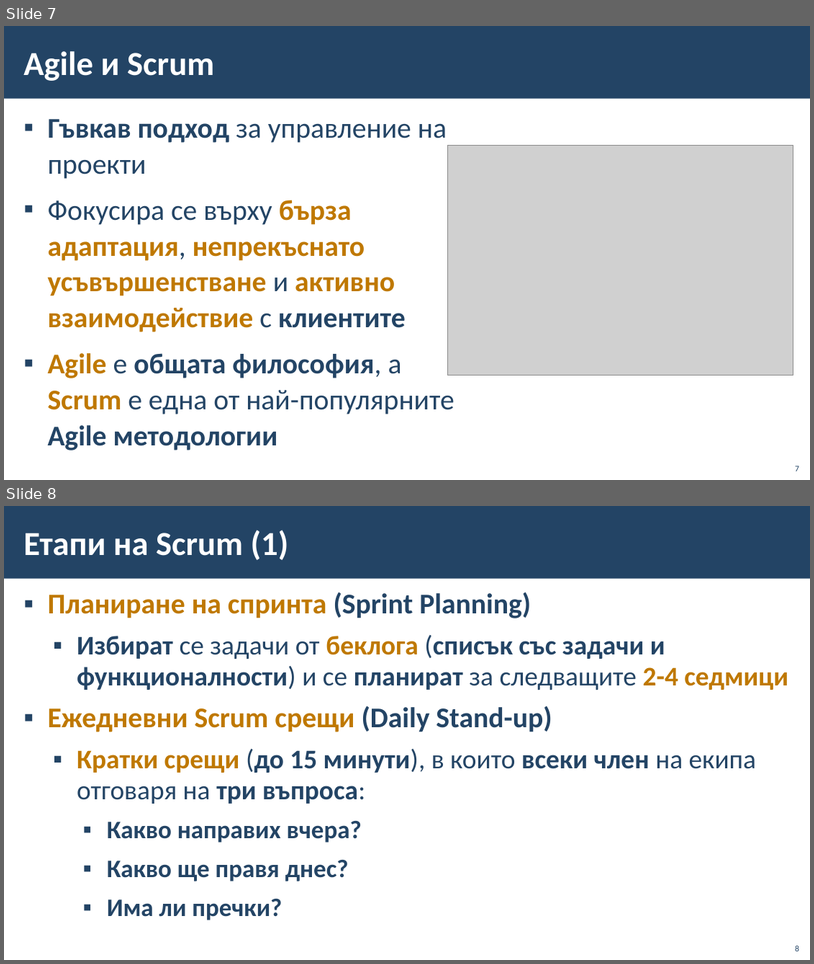
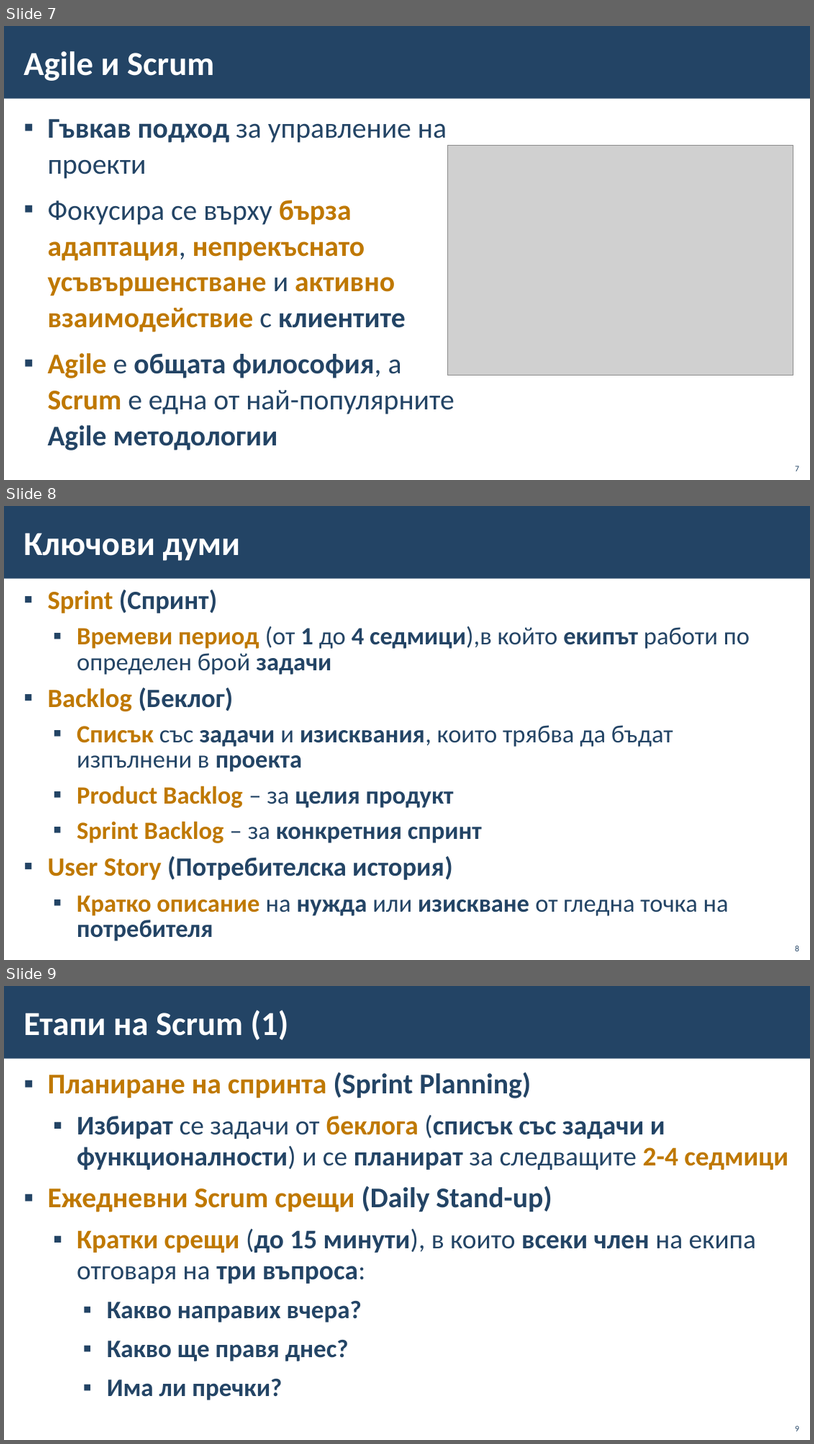
Before and after one commit to BG-IT-Edu/School-Programming, a slide deck: Courses/Software-Sciences/IT-Module-4-Problem-Solving-with-ICT/03-Iterative-(Cyclical)-Models/03-Iterative-(Cyclical)-Models.pptx. Shown one above the other, each under a label of ours: slides 7 and 8 before the commit, slides 7, 8 and 9 after it. The pictures are 814x964 and 814x1444 pixels, drawn with LibreOffice and Linux fonts; fonts in the diff are those of the drawing; grey boxes stand for pictures; background and template pictures are left out. Boxes give left, top, right and bottom in pixels: in the first picture for what was removed or moved away, otherwise in the second. Text is boxed around its words. In the diff, an @@ line names an element or a change of style, - is before the commit and + after.

```diff
--- a/Courses/Software-Sciences/IT-Module-4-Problem-Solving-with-ICT/03-Iterative-(Cyclical)-Models/03-Iterative-(Cyclical)-Models.pptx
+++ b/Courses/Software-Sciences/IT-Module-4-Problem-Solving-with-ICT/03-Iterative-(Cyclical)-Models/03-Iterative-(Cyclical)-Models.pptx
@@ slide 8 added at [4,506,810,960], background #FFFFFF; not listed: 1 template element that a slide beside it also shows @@
@@ title added at [23,533,240,561], 40 pt, text #FFFFFF, bold @@
+Ключови думи
@@ text added at [48,590,750,941], 29.6 pt, text #234465, bold @@
+▪ Sprint (Спринт)
+  ▪ Времеви период (от 1 до 4 седмици),в който екипът работи по определен брой задачи
+▪ Backlog (Беклог)
+  ▪ Списък със задачи и изисквания, които трябва да бъдат изпълнени в проекта
+  ▪ Product Backlog – за целия продукт
+  ▪ Sprint Backlog – за конкретния спринт
+▪ User Story (Потребителска история)
+  ▪ Кратко описание на нужда или изискване от гледна точка на потребителя
@@ page number added at [795,945,800,951], 10 pt, text #234465 @@
+8
@@ what was slide 8 is now slide 9 @@
```
Also in this commit, not shown: 3 slides changed.
